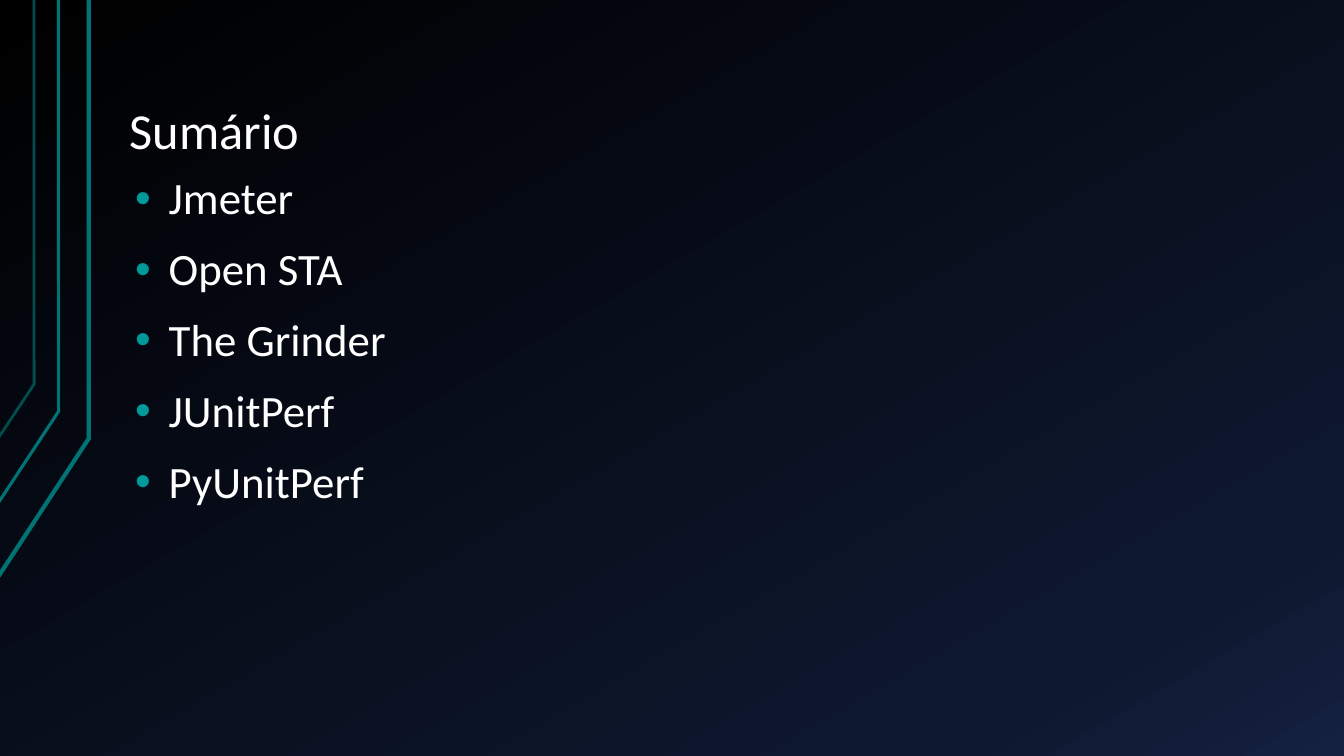
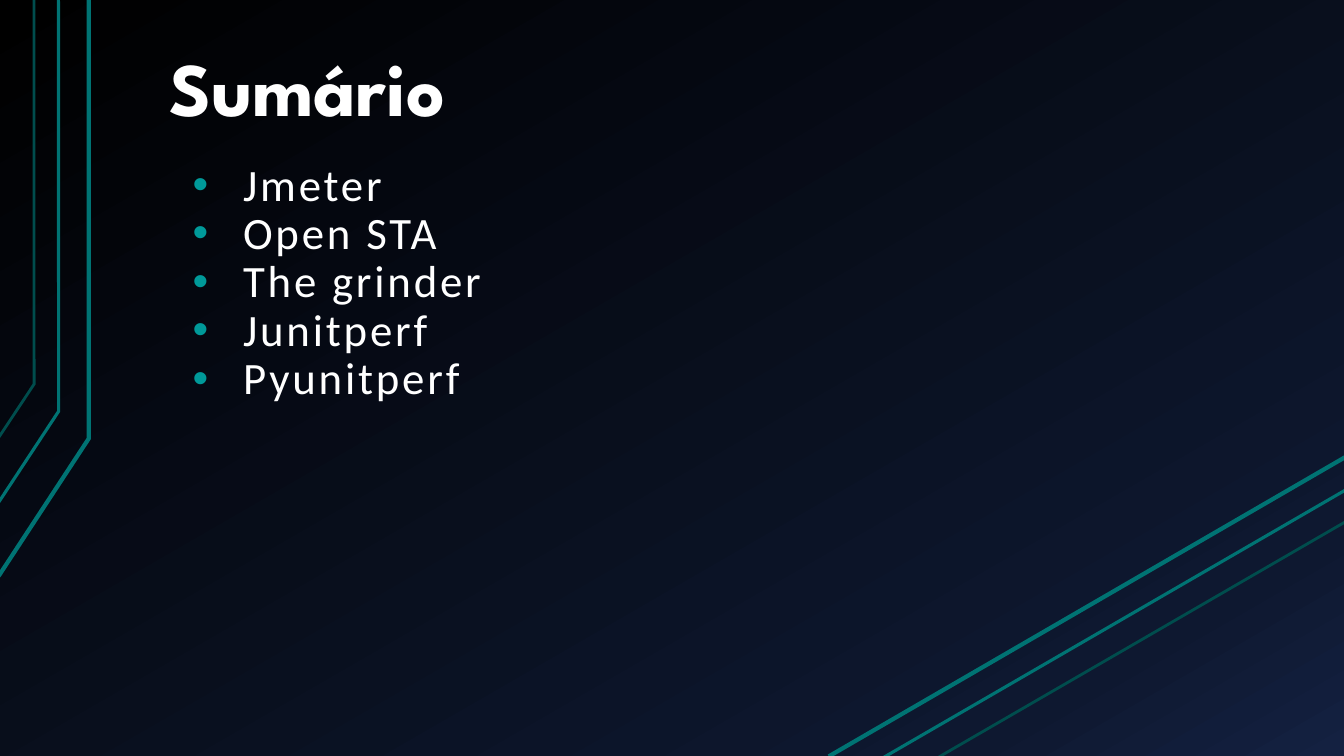
Before and after one commit to BrunoFelix/Restoran, a slide deck: slide 3 of Docs/Apresentação TSW.pptx. Drawn at 1344x756 pixels with LibreOffice and Linux fonts; fonts in the diff are those of the drawing. Boxes give left, top, right and bottom in pixels: in the first picture for what was removed or moved away, otherwise in the second. Text is boxed around its words. In the diff, an @@ line names an element or a change of style, - is before the commit and + after.

```diff
--- a/Docs/Apresentação TSW.pptx
+++ b/Docs/Apresentação TSW.pptx
@@ title "Sumário": place and size @@
-title "Sumário" at (130, 114, 300, 150)
+title "Sumário" at (169, 65, 445, 117)
@@ title "Sumário" at (169, 65, 445, 117): size 36 to 54 pt, font Calibri to League Spartan, bold on @@
@@ text "Jmeter": place and size @@
-text "Jmeter" at (169, 185, 386, 506)
+text "Jmeter" at (243, 172, 481, 402)
@@ text at (243, 172, 436, 257): letter spacing 0 to 2 pt in "Jmeter", "Open STA"; indent changed; less space between paragraphs @@
@@ text at (243, 266, 481, 402): text changed @@
-• The Grinder
-• JUnitPerf
-• PyUnitPerf
+• The grinder
+• Junitperf
+• Pyunitperf
@@ line added from (829, 756) to (1344, 457), #007373 3 pt @@
@@ line added from (882, 756) to (1344, 490), #007373 2.25 pt @@
@@ line added from (939, 756) to (1344, 522), #007373 2 pt @@
```
Also in this commit, not shown: 4 other slides changed, 4 slides added, 1 slide removed.
